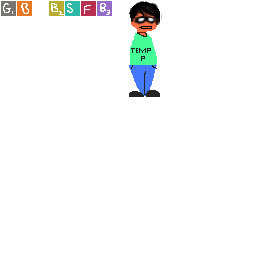
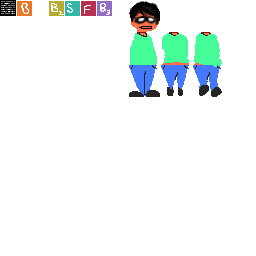
Layer changes from the first 256 × 256 image to the second:
added layer "Layer 7" above "Layer 6" over [0, 0, 222, 97]
added layer "Layer 6" above "Layer 3" over [131, 32, 189, 96]
painted on "Layer 3" over [158, 7, 162, 25]
